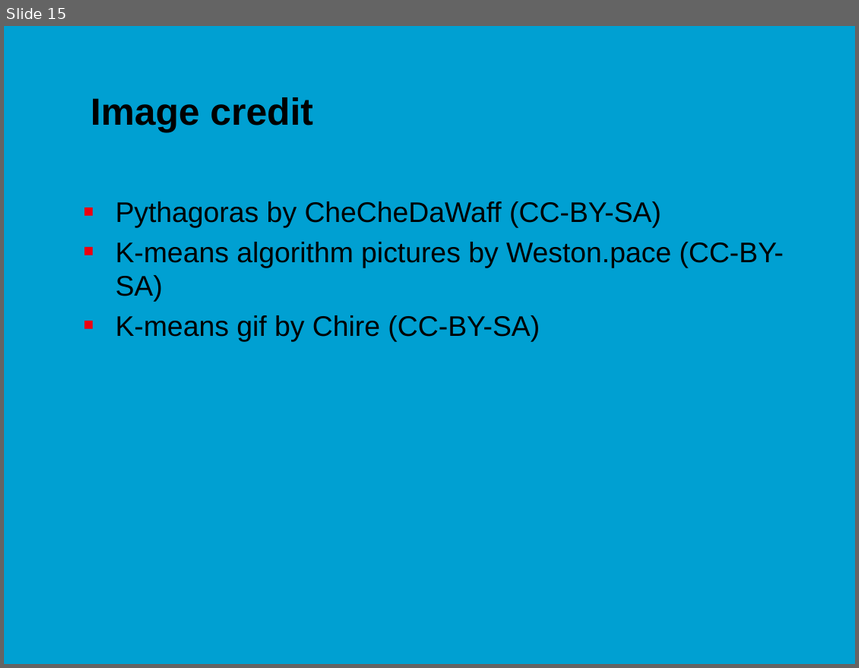
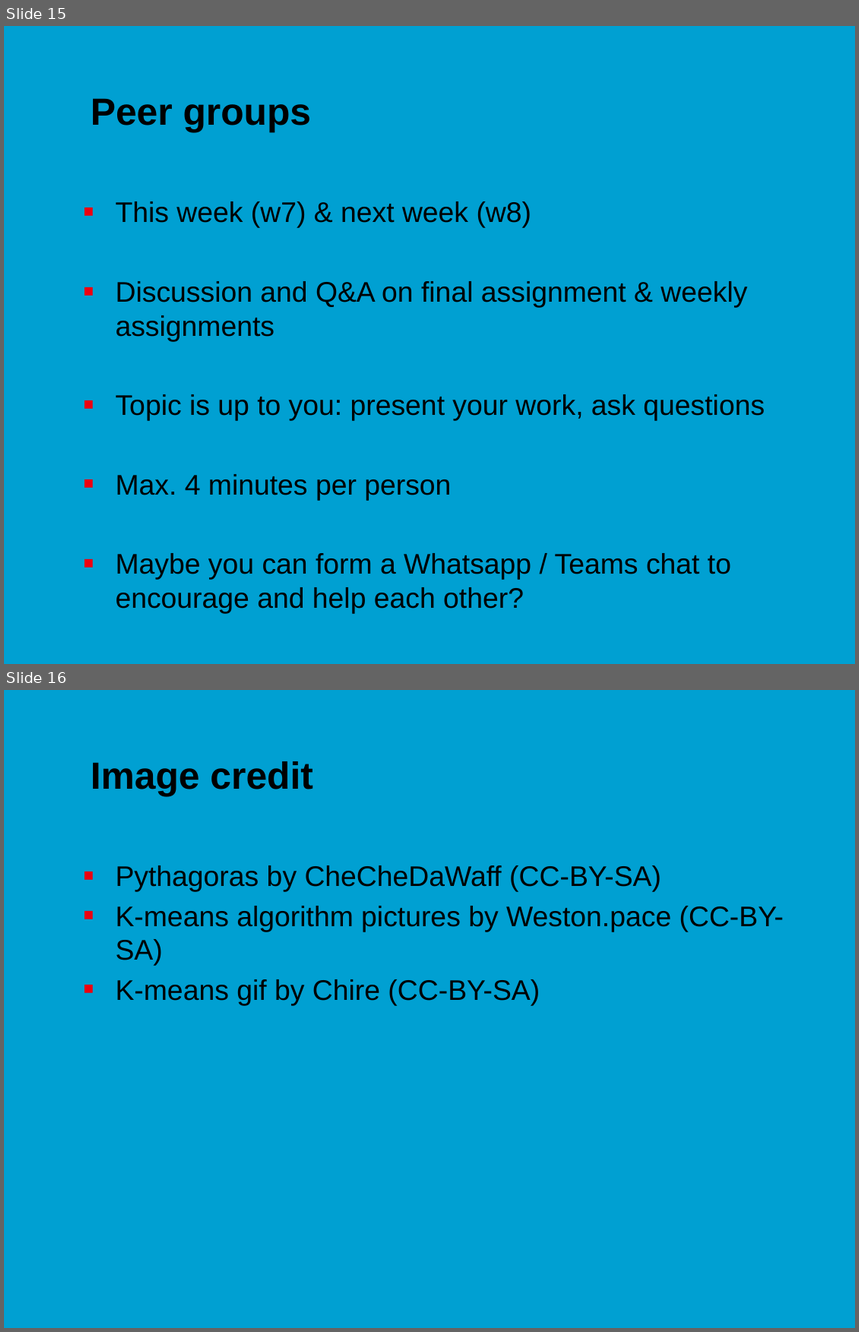
Before and after one commit to jonasmoons/data-driven-learning, a slide deck: slides/Week 7 - unsupervised learning.pptx. Shown one above the other, each under a label of ours: slide 15 before the commit, slides 15 and 16 after it. The pictures are 859x668 and 859x1332 pixels, drawn with LibreOffice and Linux fonts; fonts in the diff are those of the drawing; background and template pictures are left out. Boxes give left, top, right and bottom in pixels: in the first picture for what was removed or moved away, otherwise in the second. Text is boxed around its words. In the diff, an @@ line names an element or a change of style, - is before the commit and + after.

```diff
--- a/slides/Week 7 - unsupervised learning.pptx
+++ b/slides/Week 7 - unsupervised learning.pptx
@@ slide 15 added at (4, 26, 855, 664), background picture (left out) @@
@@ title added at (91, 98, 312, 132), 32 pt, text #000000, bold @@
+Peer groups
@@ text added at (116, 202, 765, 614), 24 pt, text #000000 @@
+■ This week (w7) & next week (w8)
+■ Discussion and Q&A on final assignment & weekly assignments
+■ Topic is up to you: present your work, ask questions
+■ Max. 4 minutes per person
+■ Maybe you can form a Whatsapp / Teams chat to encourage and help each other?
@@ what was slide 15 is now slide 16 @@
```
Also in this commit, not shown: 1 slide changed, 4 other slides added, 4 slides removed, 3 other files.
